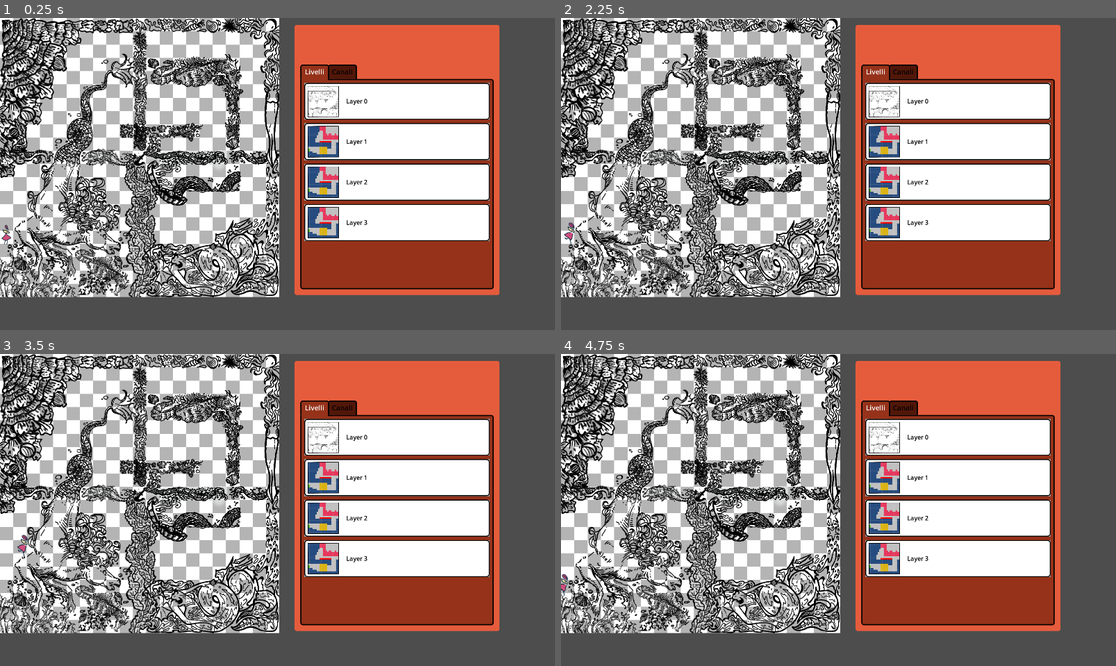
Above: before the commit, frames 1-4 (two rows, left to right).
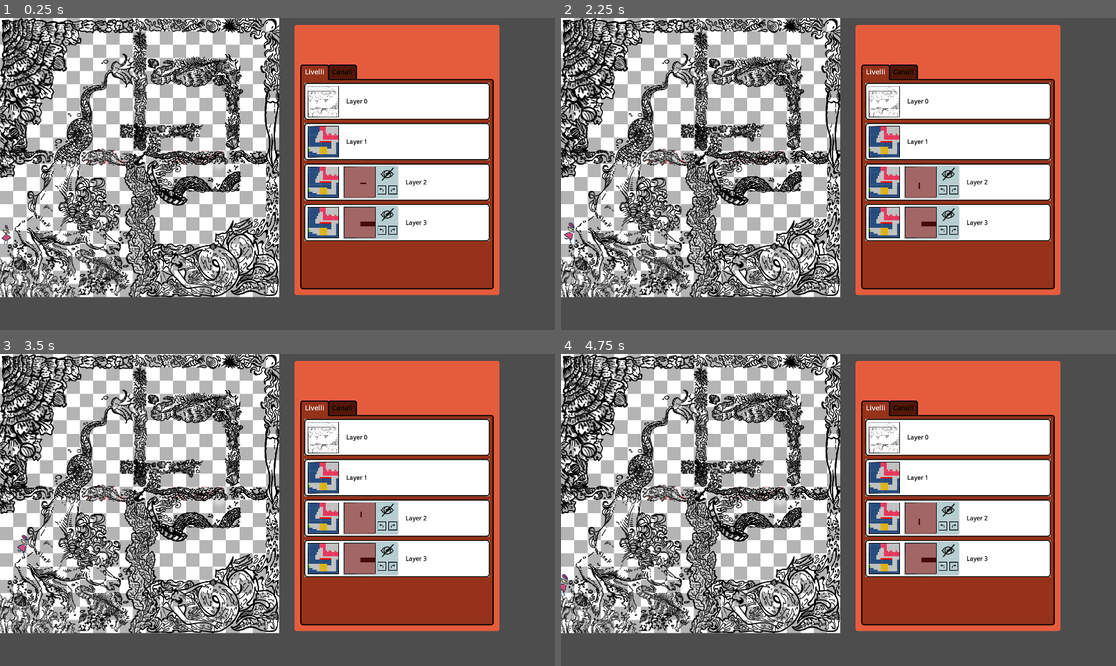
Above: after the commit, the same moments.

Repository: gfezzuog/GGJ2026
Game: Godot game, scene res://Scenes/Levels/Level_2.tscn
The game is run twice, just before and just after one commit, with the same random seed, the same clock (stepped at 60 frames per second) and the same inputs. The project has no main scene, so this scene is started directly.
Inputs (mouse positions are in pixels of both pictures, inside the frame that each line leads up to):
- Up to frame 1 (0.25 s): no input
- Up to frame 2 (2.25 s): click (943, 189) at 0.52 s; click (955, 189) at 1.27 s; tap Enter at 2 s; move the mouse to (960, 158) at 2.02 s; press the mouse at (960, 158) at 2.03 s; hold D (right) from 2.03 s (still down)
- Up to frame 3 (3.5 s): keep holding D (right); tap Space (jump) at 2.27, 3.02 s; move the mouse to (166, 525) at 2.77 s; release the mouse at (166, 525) at 2.78 s; click (166, 525) at 2.85 s
- Up to frame 4 (4.75 s): tap Space (jump) at 3.5, 4.52 s; move the mouse to (894, 441) at 3.52 s; release D (right) at 3.53 s; press the mouse at (894, 441) at 3.53 s; hold A (left) 3.53-4.28 s; move the mouse to (810, 572) at 4.27 s; release the mouse at (810, 572) at 4.28 s; hold D (right) from 4.28 s (still down); click (810, 572) at 4.35 s

The runs differ from the first frame. In frame 1, 2.3% of the frame differs, in the area x 15-77%, y 41-72%; in frame 2, 2.3%; in frame 3, 2.3%; in frame 4, 2.3%.
Error before the commit: Attempt to call function 'createCollisionShapes' in base 'null instance' on a null instance. (res://Scenes/Levels/level_2.gd:23)

Commit message:
Fix level 2

Diff:
--- a/ggj-2026/Resources/levels_info.json
+++ b/ggj-2026/Resources/levels_info.json
@@ -170,7 +170,7 @@
 				]
 			},
 			{
-				"name":"spinde_dx",
+				"name":"spine_dx",
 				"shape": [5,1],
 				"matrix":[
 					1,1,1,1,1
--- a/ggj-2026/Scenes/Levels/Level_2.tscn
+++ b/ggj-2026/Scenes/Levels/Level_2.tscn
@@ -525,7 +525,6 @@
 [node name="Objs" type="Node2D" parent="HBoxContainer/Canvas"]
 
 [node name="spine_sx" type="Node2D" parent="HBoxContainer/Canvas/Objs"]
-visible = false
 script = ExtResource("6_luow5")
 metadata/_custom_type_script = "uid://bulblyecrkaha"
 
@@ -534,7 +533,6 @@
 centered = false
 
 [node name="spine_dx" type="Node2D" parent="HBoxContainer/Canvas/Objs"]
-visible = false
 script = ExtResource("6_luow5")
 metadata/_custom_type_script = "uid://bulblyecrkaha"
 
--- a/ggj-2026/Scenes/Levels/level_1.gd
+++ b/ggj-2026/Scenes/Levels/level_1.gd
@@ -30,12 +30,13 @@
 		var coordinates: Array[Vector2i]
 		for coord in mask["coordinates"]:
 			coordinates.push_back(Vector2i(int(coord.y), int(coord.x)))
+		print("peffoh", mask["starting-layer"])
 		%LayersMenu.mask_textures[mask["starting-layer"]] = coordinates
 		#%LayersMenu.layers_row[1].mask.disabled = true
 	%LayersMenu.create_masks()
 
 	pass # Replace with function body.
 
-func _on_exit_area_body_entered(body: Node2D) -> void:
+func _on_exit_area_body_entered(_body: Node2D) -> void:
 	SignalBus.emit_signal("game_over")
 	pass # Replace with function body.
--- a/ggj-2026/Scenes/Levels/level_2.gd
+++ b/ggj-2026/Scenes/Levels/level_2.gd
@@ -5,11 +5,11 @@
 	super()
 
 	var levelInfo: LevelInfo = load("res://Resources/level_resource.tres")
-	var level1 = levelInfo.get_level_info(2)
+	var level2 = levelInfo.get_level_info(2)
 	#print(level1["masks"])
 
 	# Crea collisioni degli oggetti nascondibili con maschere
-	var objects = level1["objects"]
+	var objects = level2["objects"]
 	for obj in objects:
 		var name = obj["name"]
 		#var matrix = obj["matrix"]
@@ -23,19 +23,20 @@
 		node.createCollisionShapes(matrix)
 
 	# Crea maschera
-	%LayersMenu.mask_textures = [[], [], []]
+	%LayersMenu.mask_textures = [[], [], [], [], []]
 
-	var masks = level1["masks"]
+	var masks = level2["masks"]
 	for mask in masks:
 		var coordinates: Array[Vector2i]
 		for coord in mask["coordinates"]:
 			coordinates.push_back(Vector2i(int(coord.y), int(coord.x)))
+		print("peffoh", mask["starting-layer"])
 		%LayersMenu.mask_textures[mask["starting-layer"]] = coordinates
 		#%LayersMenu.layers_row[1].mask.disabled = true
 	%LayersMenu.create_masks()
 
 	pass # Replace with function body.
 
-func _on_exit_area_body_entered(body: Node2D) -> void:
-	SignalBus.emit_signal("game_over")
-	pass # Replace with function body.
+#func _on_exit_area_body_entered(body: Node2D) -> void:
+	#SignalBus.emit_signal("game_over")
+	#pass # Replace with function body.
